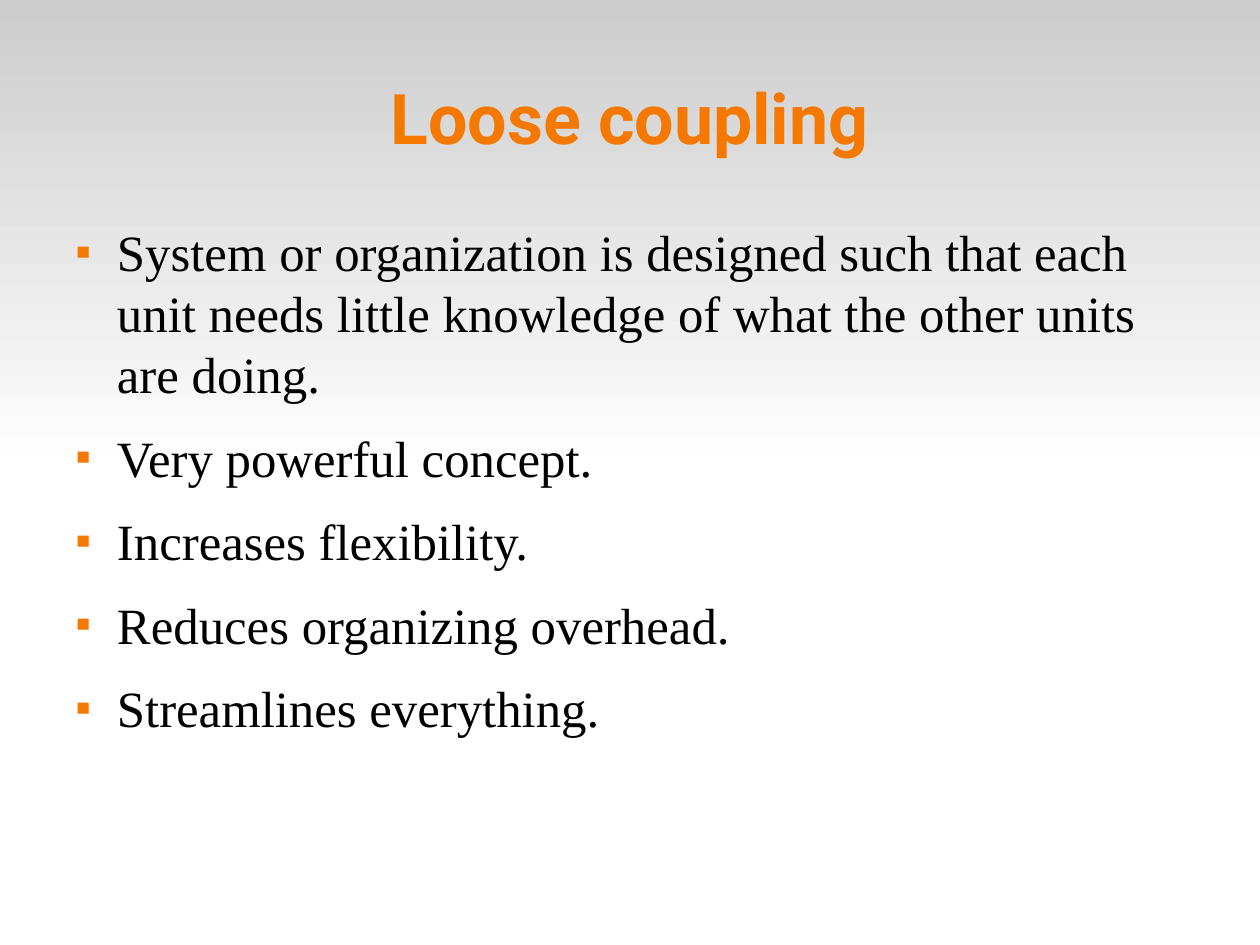
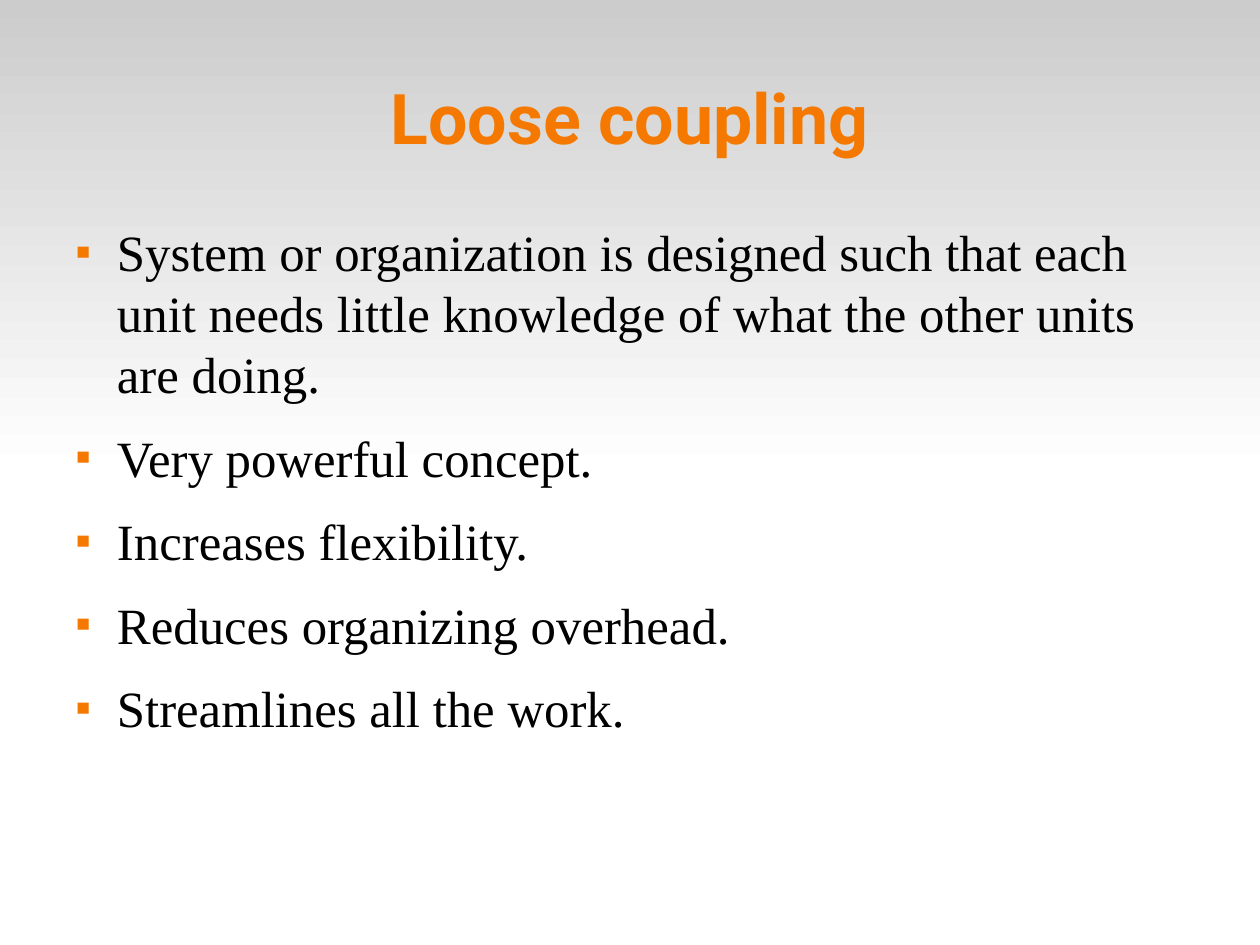
Before and after one commit to solgenomics/Ambikon, a slide deck: slide 6 of doc/presentations/ambikon_intro.odp (slide 5 before the commit). Drawn at 1260x945 pixels with LibreOffice and Linux fonts; fonts in the diff are those of the drawing. Boxes give left, top, right and bottom in pixels: in the first picture for what was removed or moved away, otherwise in the second. Text is boxed around its words. In the diff, an @@ line names an element or a change of style, - is before the commit and + after.

```diff
--- a/doc/presentations/ambikon_intro.odp
+++ b/doc/presentations/ambikon_intro.odp
@@ text at bbox=[117, 691, 625, 728]: text changed @@
-■ Streamlines everything.
+■ Streamlines all the work.
```
Also in this commit, not shown: 10 other slides changed, 1 slide added, 1 slide removed.
